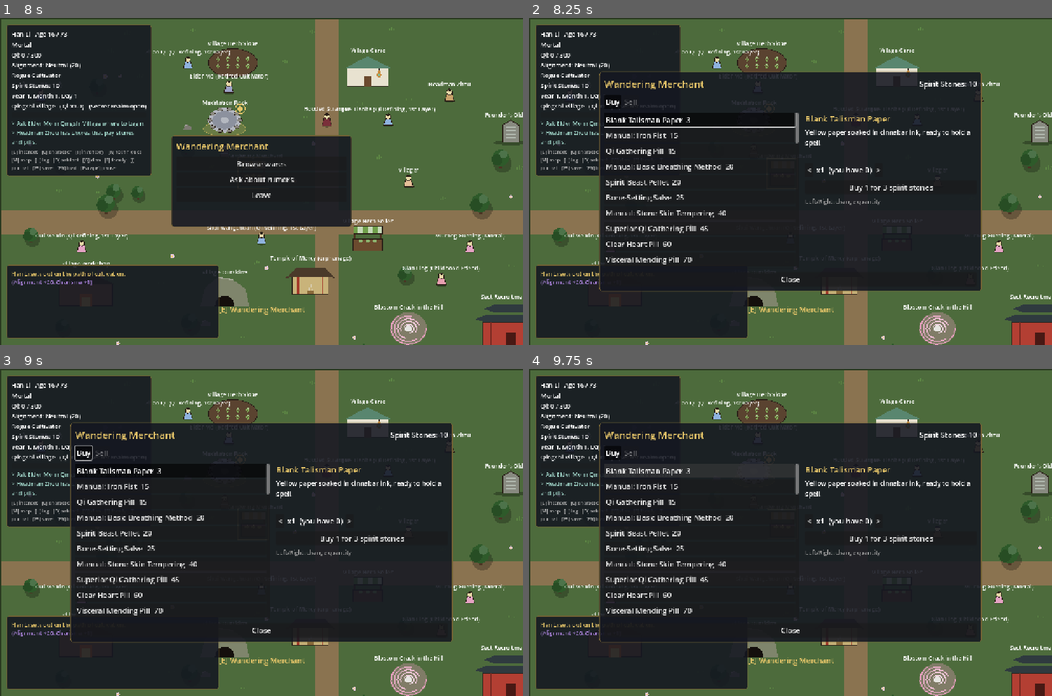
Above: before the commit, frames 1-4 (two rows, left to right).
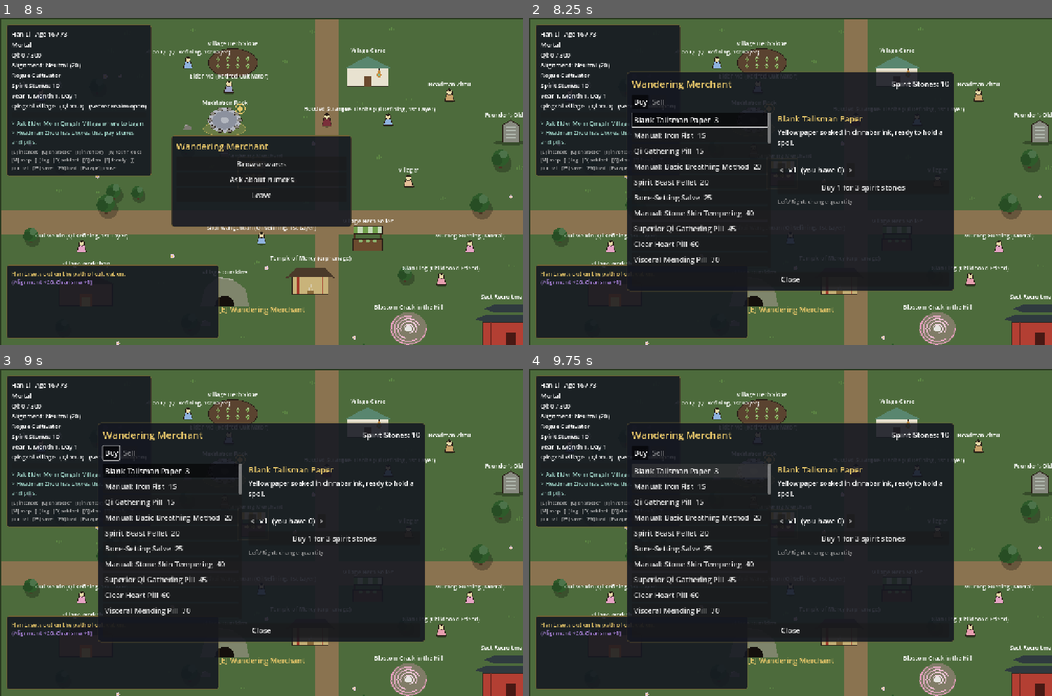
Above: after the commit, the same moments.

Repository: samridghimire/cultivation-game
Game: Godot game, scene res://src/ui/main_menu.tscn
Two runs of this game, one before a commit and one after it. Both use one fixed random seed, a clock stepped at 60 frames per second and the inputs below.
Inputs (mouse positions are in pixels of both pictures, inside the frame that each line leads up to):
- Up to frame 1 (8 s): click "New Game" at 0.5 s; click "Begin" at 1.25 s; click "Reach for it." at 2 s; click "Protect those who cannot prot…" at 2.75 s; click "What are you?" at 3.5 s; click "Why me?" at 4.25 s; click "What are you?" at 5 s; click "..." at 5.75 s; click "Set out." at 6.5 s; tap Enter at 7.25 s; move the mouse to (376, 165) at 7.27 s; hold D (move_right) from 7.28 s (still down); hold E (interact) from 7.28 s (still down); click (376, 165) at 7.42 s
- Up to frame 2 (8.25 s): release D (move_right) at 8 s; release E (interact) at 8 s; click "Browse wares" at 8 s
- Up to frame 3 (9 s): click "Buy" at 8.75 s
- Up to frame 4 (9.75 s): click "Blank Talisman Paper 3" at 9.5 s

Frame 1 is identical in both runs. In frame 2, 9.1% of the frame differs, in the area x 13-87%, y 16-84%; in frame 3, 9.1%; in frame 4, 9.0%.

Commit message:
[WU-026] Every HUD screen fits at 115% UI scale
The UI Scale setting already exists (75-150% slider, applied through the root
window's content_scale_factor, saved with settings, round-trip tested), so
this adds the missing fit test at 115% and clips shop list names so the sell
tab no longer overflows at that scale.

Co-Authored-By: Claude Sonnet 5.5 <noreply@anthropic.com>
Claude-Session: https://claude.ai/code/session_01Svp9KdT9BNVng4cQ97RnWf

Diff:
--- a/src/ui/shop_screen.gd
+++ b/src/ui/shop_screen.gd
@@ -207,6 +207,7 @@
 		var b := UIStyle.button(label, _select.bind(item_id))
 		b.name = item_id
 		b.alignment = HORIZONTAL_ALIGNMENT_LEFT
+		b.clip_text = true
 		b.toggle_mode = true
 		b.button_pressed = item_id == _selected
 		b.focus_entered.connect(_select.bind(item_id))
--- a/tests/unit/test_steam_deck_layout.gd
+++ b/tests/unit/test_steam_deck_layout.gd
@@ -4,6 +4,10 @@
 ## a sect and a clan) and asserts each screen fits inside the viewport.
 
 const DECK := Vector2(1280, 800)
+
+## WU-026: the "UI Scale" setting (a 75-150% slider, applied through the root
+## window's content_scale_factor) must keep every screen inside the window.
+var _scale := 1.0
 
 
 func _tree() -> SceneTree:
@@ -57,15 +61,24 @@
 	await _frames()
 	assert_true(screen.is_visible_in_tree(), "%s opens" % label)
 	var rect := screen.get_global_rect()
-	var view := Rect2(Vector2.ZERO, DECK)
+	var view := Rect2(Vector2.ZERO, DECK / _scale)
 	assert_true(view.encloses(rect), "%s does not fit on a Steam Deck: %s" % [label, rect])
 
 
 func test_every_screen_fits_1280x800() -> void:
+	await _check_all_screens(1.0)
+
+
+func test_every_screen_fits_at_115_percent() -> void:
+	await _check_all_screens(1.15)
+
+
+func _check_all_screens(scale: float) -> void:
+	_scale = scale
 	var root := _tree().root
 	var old_size := root.size
 	root.size = Vector2i(DECK)
-	Settings.set_value("ui_scale", 1.0)
+	Settings.set_value("ui_scale", scale)
 	var gs: Node = root.get_node("GameState")
 	_rich_character(gs)
 	var hud: CanvasLayer = load("res://src/ui/hud.tscn").instantiate()
@@ -127,4 +140,6 @@
 	hud.queue_free()
 	await _frames(1)
 	gs.end_session()
+	Settings.set_value("ui_scale", 1.0)
+	_scale = 1.0
 	root.size = old_size
